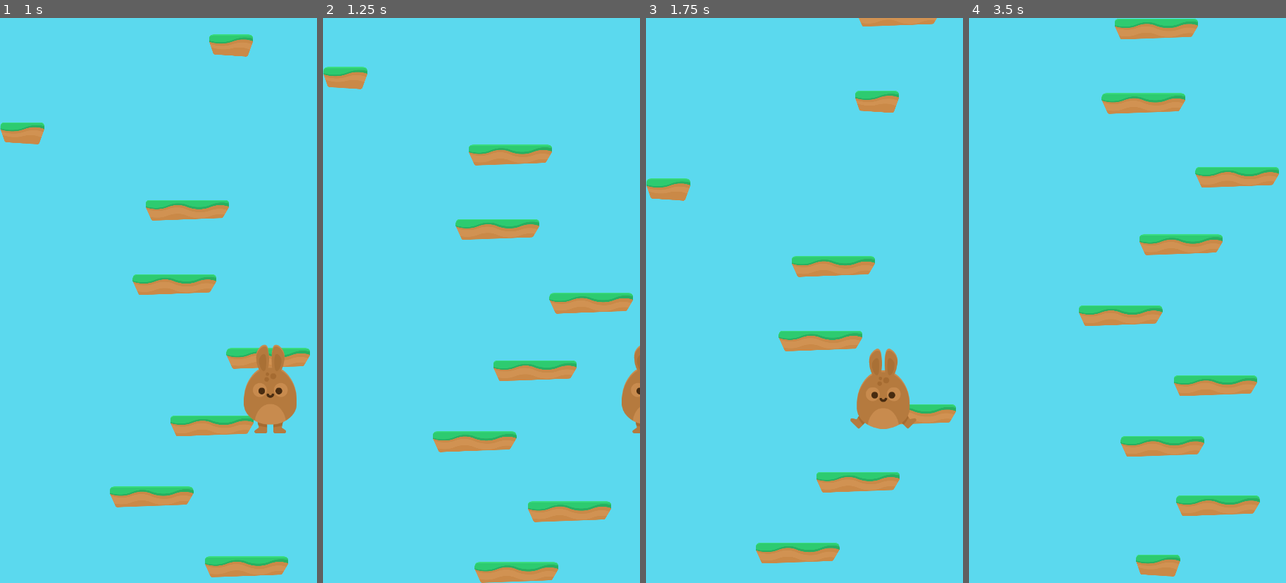
Above: before the commit, frames 1-4 (left to right).
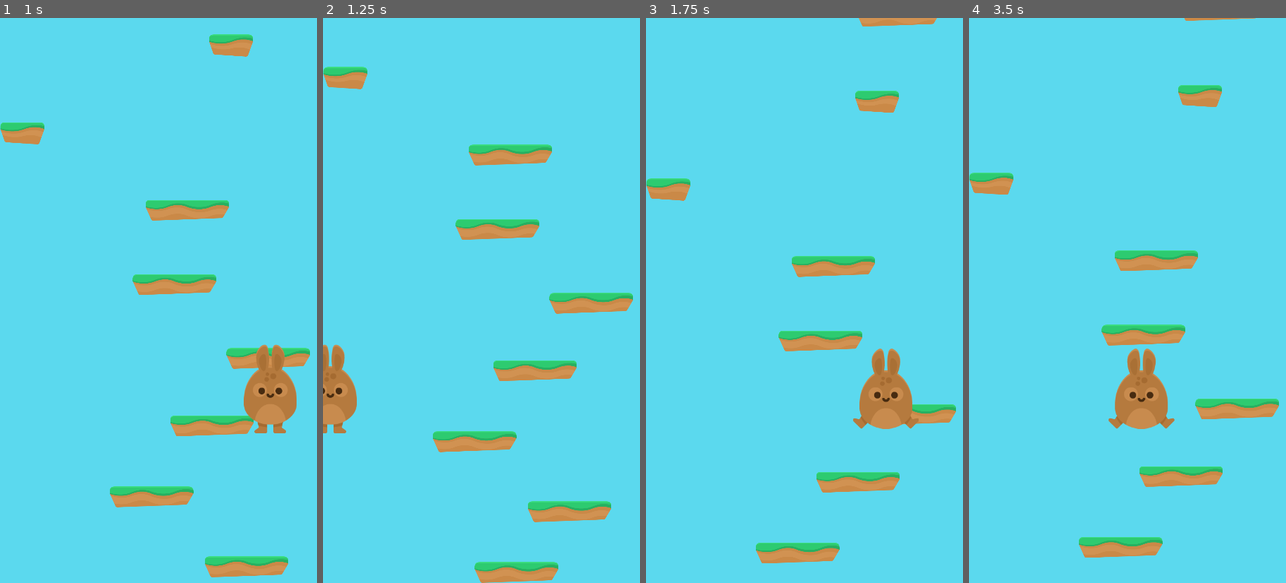
Above: after the commit, the same moments.

Repository: jagc/platformJump
Game: Godot game, scene res://scenes/game.tscn
Two runs of this game, one before a commit and one after it. Both use one fixed random seed, a clock stepped at 60 frames per second and the inputs below.
Inputs:
- Up to frame 1 (1 s): tap Enter (ui_accept) at 0.5, 0.77 s; hold Right (ui_right) from 0.53 s (still down)
- Up to frame 2 (1.25 s): keep holding Right (ui_right)
- Up to frame 3 (1.75 s): release Right (ui_right) at 1.28 s; hold Left (ui_left) from 1.28 s (still down); tap Enter (ui_accept) at 1.52 s
- Up to frame 4 (3.5 s): release Left (ui_left) at 2.03 s; hold Right (ui_right) from 2.03 s (still down); tap Enter (ui_accept) at 3.02 s

Frame 1 is identical in both runs. In frame 2, 1.8% of the frame differs, in the area x 0-100%, y 57-74%; in frame 3, 0.5%; in frame 4, 14%, in the area x 0-98%, y 0-99%.

Commit message:
player teleports to other side when going out of bounds of the screen

Diff:
--- a/scripts/game.gd
+++ b/scripts/game.gd
@@ -10,7 +10,7 @@
 var current_min_interval
 var last_spawn_height
 var screen_size
-#var platform_count
+var platform_count
 
 func _ready():
 	last_spawn_height = get_viewport().get_visible_rect().size.y
@@ -24,8 +24,6 @@
 		_spawn_platform()
 
 func _spawn_platform():
-#	platform_count += platform_count
-#	print("platform count:  " + str(platform_count) + " platforms")
 	randomize()
 	var index
 	var new_platform
--- a/scripts/player.gd
+++ b/scripts/player.gd
@@ -46,6 +46,8 @@
 	elif Input.is_action_pressed("ui_accept"):
 		jump()
 
+	_teleport_to_other_side_of_screen()
+
 func jump():
 	if jumping:
 		return
@@ -69,3 +71,10 @@
 		current_jump_force = 0
 		jumping = false
 		animated_sprite.play("idle")
+
+
+func _teleport_to_other_side_of_screen():
+	if position.x > screen_width:
+		position.x = 0
+	elif position.x <= 0:
+		position.x = screen_width
